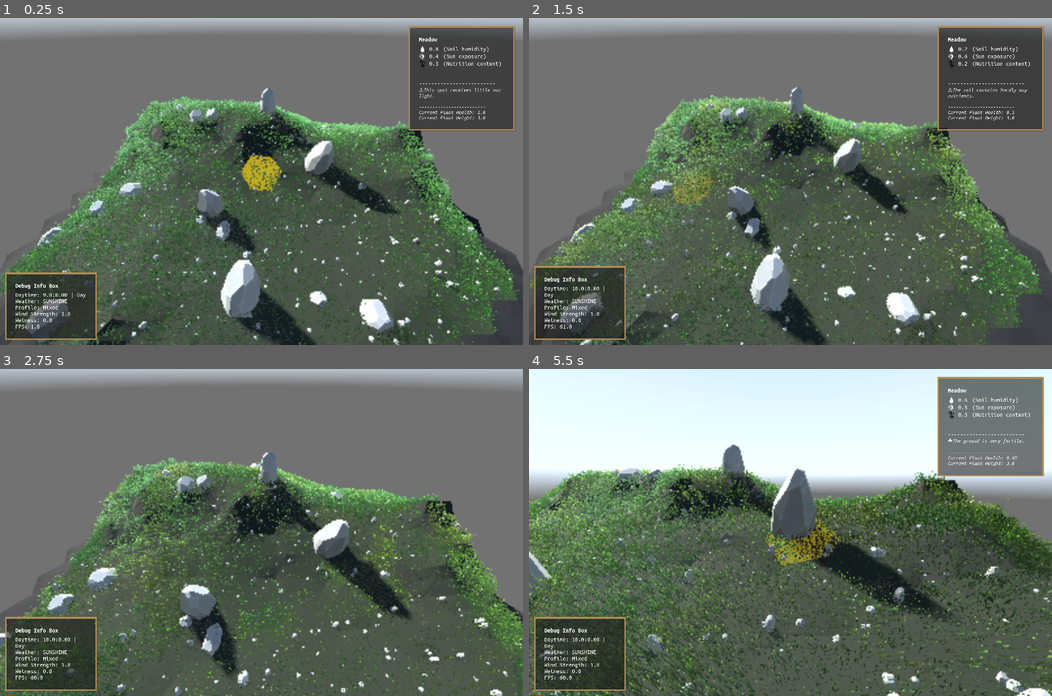
Above: before the commit, frames 1-4 (two rows, left to right).
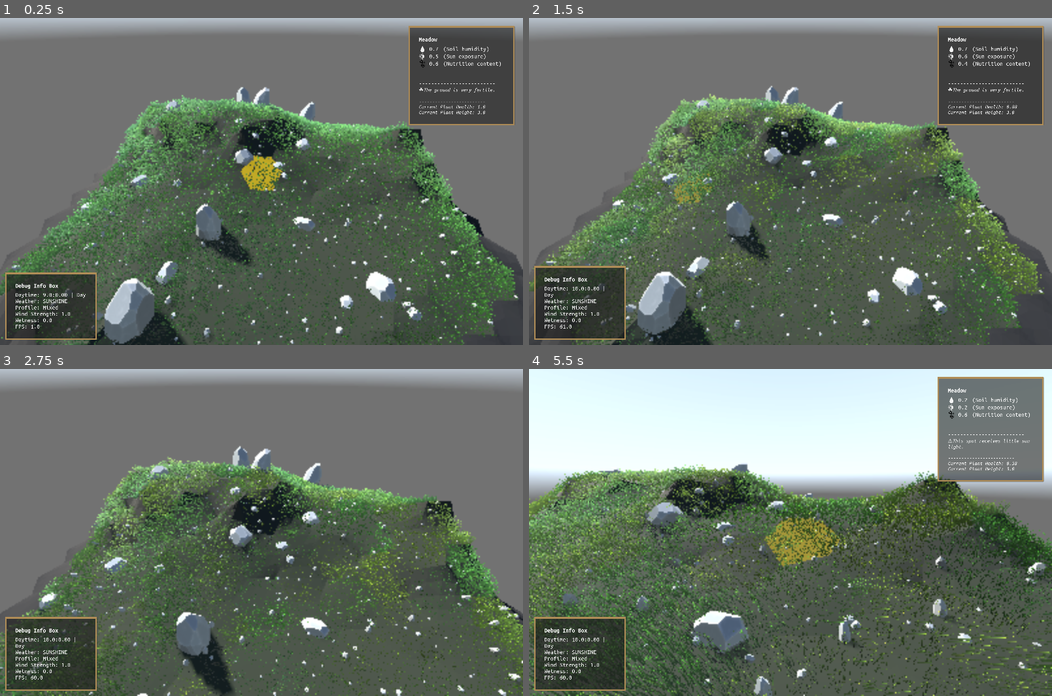
Above: after the commit, the same moments.

Repository: vincentwoelfer/hex
Game: Godot game, scene res://scenes/dev/MapGeneration.tscn
Same seed, same stepped clock (60 frames per second), same inputs: the game is played once before the commit and once after it. A sky picture missing from this copy of the repository is replaced by a grey-blue gradient.
Inputs (mouse positions are in pixels of both pictures, inside the frame that each line leads up to):
- Up to frame 1 (0.25 s): no input
- Up to frame 2 (1.5 s): move the mouse to (905, 165) at 0.52 s; hold Shift (hold_speed_up_time) 0.53-1.28 s; hold Space (advance_world_time_one_step) 0.53-1.28 s; move the mouse to (685, 197) at 1.27 s; tap S (move_cam_backward) at 1.35 s
- Up to frame 3 (2.75 s): move the mouse to (313, 460) at 2.02 s; hold Shift (hold_speed_up_time) from 2.03 s (still down); hold W (move_cam_forward) from 2.03 s (still down)
- Up to frame 4 (5.5 s): move the mouse to (764, 597) at 2.77 s; release W (move_cam_forward) at 2.78 s; tap A (move_cam_left) at 2.85 s; move the mouse to (947, 581) at 3.52 s; release Shift (hold_speed_up_time) at 3.53 s; hold D (move_cam_right) 3.53-4.28 s; move the mouse to (633, 483) at 4.27 s; tap 3 (randomize_selected_tile) at 4.35 s; move the mouse to (816, 532) at 5.02 s; hold F (rotate_cam_down) from 5.03 s (still down)

The runs differ from the first frame. In frame 1, 21% of the frame differs, in the area x 0-100%, y 9-100%; in frame 2, 21%; in frame 3, 18%; in frame 4, 27%.

Commit message:
Add smoothing parameter, fix map regeneration

Diff:
--- a/assets/misc/DefaultEnvironment.tres
+++ b/assets/misc/DefaultEnvironment.tres
@@ -4,7 +4,7 @@
 
 [sub_resource type="PanoramaSkyMaterial" id="PanoramaSkyMaterial_lg2pq"]
 panorama = ExtResource("1_l5lds")
-energy_multiplier = 1.4
+energy_multiplier = 1.5
 
 [sub_resource type="Sky" id="Sky_u6v11"]
 sky_material = SubResource("PanoramaSkyMaterial_lg2pq")
--- a/dev-utility/HexConstModifier.gd
+++ b/dev-utility/HexConstModifier.gd
@@ -33,16 +33,22 @@
 		HexConst.core_circle_smooth_strength = value
 		EventBus.emit_signal("Signal_HexConstChanged")
 
-@export_range(0, 6, 1) var extra_verts_per_side: int = HexConst.extra_verts_per_side:
+@export_range(0, 8, 1) var extra_verts_per_side: int = HexConst.extra_verts_per_side:
 	set(value):
 		extra_verts_per_side = value
 		HexConst.extra_verts_per_side = value
 		EventBus.emit_signal("Signal_HexConstChanged")
 
-@export_range(0, 10, 1) var extra_verts_per_center: int = HexConst.extra_verts_per_center:
+@export_range(0, 12, 1) var extra_verts_per_center: int = HexConst.extra_verts_per_center:
 	set(value):
 		extra_verts_per_center = value
 		HexConst.extra_verts_per_center = value
+		EventBus.emit_signal("Signal_HexConstChanged")
+
+@export_range(0.0, 1.0, 0.05) var smooth_height_factor: float = HexConst.smooth_height_factor:
+	set(value):
+		smooth_height_factor = value
+		HexConst.smooth_height_factor = value
 		EventBus.emit_signal("Signal_HexConstChanged")
 
 @export_range(0, 100.0, 1.0) var grass_density: float = HexConst.grass_density:
--- a/scenes/dev/MapGeneration.tscn
+++ b/scenes/dev/MapGeneration.tscn
@@ -18,12 +18,13 @@
 
 [node name="HexConstModifier" parent="." instance=ExtResource("12_e2267")]
 outer_radius = 4.0
-inner_radius = 3.5
+inner_radius = 3.3
 height = 0.5
 transition_height_factor = 0.5
-core_circle_smooth_strength = 0.175
+core_circle_smooth_strength = 0.35
 extra_verts_per_side = 4
-extra_verts_per_center = 4
+extra_verts_per_center = 7
+smooth_height_factor = 1.0
 grass_density = 10.0
 
 [node name="WorldEnvironment" type="WorldEnvironment" parent="."]
@@ -40,9 +41,9 @@
 
 [node name="SunLight" type="DirectionalLight3D" parent="."]
 unique_name_in_owner = true
-transform = Transform3D(0.642787, -0.35701, 0.677765, 0, 0.884761, 0.466042, -0.766044, -0.299567, 0.568712, 0, 50, 0)
-light_color = Color(1, 0.93, 0.871177, 1)
-light_energy = 3.4
+transform = Transform3D(0.650104, -0.356983, 0.670764, 0, 0.882767, 0.469809, -0.759845, -0.305425, 0.573889, 0, 50, 0)
+light_color = Color(1, 0.94, 0.88, 1)
+light_energy = 3.6
 light_angular_distance = 2.0
 shadow_enabled = true
 directional_shadow_blend_splits = true
--- a/src/GenerateMap.gd
+++ b/src/GenerateMap.gd
@@ -19,7 +19,9 @@
 func _process(delta: float) -> void:
 	if self.generate:
 		self.generate = false
+		#generate_all_hex_tile_geometry()
 		generate_complete_map()
+
 
 
 func generate_complete_map() -> void:
@@ -28,10 +30,14 @@
 	# Only done ONCE and expects map to be empty
 	var t_start := Time.get_ticks_msec()
 
+	var coordinates := get_all_hex_coordinates(MapManager.MAP_SIZE)
+
 	# Delete from hexmap
+	for hex_pos in coordinates:
+		MapManager.map.get_hex(hex_pos).free()
+
 	MapManager.map.clear_all()
 
-	var coordinates := get_all_hex_coordinates(MapManager.MAP_SIZE)
 	for hex_pos in coordinates:
 		var height: int = determine_height(hex_pos)
 		create_empty_hex_tile(hex_pos, height)
--- a/src/autoload/HexConst.gd
+++ b/src/autoload/HexConst.gd
@@ -13,7 +13,7 @@
 
 # Radius of the workable Regular area.
 # Must be smaller than outer_radius * 0.86 (size of largest circle in outer hex)
-var inner_radius: float = 3.5
+var inner_radius: float = 3.3
 
 # Height of one hex cell
 var height: float = 0.5
@@ -30,7 +30,10 @@
 var extra_verts_per_side := 4
 
 # Extra vertices per hexagon center
-var extra_verts_per_center := 5
+var extra_verts_per_center := 7
+
+# Interpolation for vertex height between 0 / border height and Barycentric Coords
+var smooth_height_factor := 1.0
 
 
 # NOT HEX CONST - here for editing in edior and hex-geom regeneration triggering
--- a/src/tile/HexGeometry.gd
+++ b/src/tile/HexGeometry.gd
@@ -9,6 +9,7 @@
 
 # Class variables
 var terrainMesh: MeshInstance3D
+var rocksMesh: MeshInstance3D
 var triangles: Array[Triangle]
 var samplerAll: PolygonSurfaceSampler
 var samplerHorizontal: PolygonSurfaceSampler
@@ -39,6 +40,11 @@
 	terrainMesh.material_overlay = HIGHLIGHT_MATERIAL
 	add_child(terrainMesh, true)
 
+	rocksMesh = MeshInstance3D.new()
+	rocksMesh.name = "RocksMesh"
+	rocksMesh.material_override = ROCKS_MATERIAL
+	add_child(rocksMesh, true)
+
 	# Load Rocks - hardcoded numbers for now
 	for i in range(1, 10):
 		allAvailRockMeshes.append(load('res://assets/blender/objects/rock_collection_1_' + str(i) + '.res') as ArrayMesh)
@@ -62,7 +68,6 @@
 		corners.push_back(verts_outer[corner_vertex_index])
 
 	modifyInnerAndCenterVertexHeights(verts_inner, verts_center, corners)
-
 	modifyOuterVertexHeightsAgain(verts_outer, corners)
 
 	#########################################
@@ -97,29 +102,9 @@
 	self.samplerVertical = PolygonSurfaceSampler.new(self.triangles)
 	self.samplerVertical.filter_min_incline(45)
 
-
-	# PERFORMANCE TESTS:
-	# 10 different rock meshes:
-	# 1350 draw calls, 5300 objects, 805k primitives -> 170-190 fps
-
-	# 1 rock mesh:
-	# 1350 draw calls, 5300 objects, 900k primitieves (most complex rock loaded) -> 160-170 fps
-
-	# 1 mesh, merged (10 instances, not translated):
-	# 1740 draw calls, 1740 objects, 560k primitives -> 180-190 fps
-
-	# 10 meshes, merged, translated no material:
-	# 1740 draw calls, 1740 objects, 900k primitives -> 175-190 fps
-
-	# 100 meshes, merged, translated no material:
-	# 1740 draw calls, 1740 objects, 3380k primitives -> 130-140 fps
-
-	# 10 rocks, all different, with material, with grass
-	# 1740 deaw calls / objects -> 800k prims -> 200fps
-
+	# Not an ocean/border tile
 	if self.height > 0:
-		if self.samplerHorizontal.is_valid():
-			addRocks(self.samplerHorizontal)
+		addRocks(self.samplerHorizontal)
 
 		# Regenerate collision shape
 		terrainMesh.create_convex_collision(true, true)
@@ -130,15 +115,12 @@
 	#print("Generated HexGeometry: ", mdt.get_vertex_count(), " vertices, ", mdt.get_face_count(), " faces")
 
 
-#func addRocks(transform_: Transform3D) -> void:
 func addRocks(sampler: PolygonSurfaceSampler) -> void:
 	if not sampler.is_valid():
 		return
 
-	var instance := MeshInstance3D.new()
 	var st_combined: SurfaceTool = SurfaceTool.new()
-
-	for i in range(0, 8):
+	for i in range(1, 8):
 		var t: Transform3D = sampler.get_random_point_transform()
 
 		# Random large rocks
@@ -151,32 +133,16 @@
 		var mesh: ArrayMesh = self.allAvailRockMeshes.pick_random()
 		st_combined.append_from(mesh, 0, t)
 
-	instance.set_mesh(st_combined.commit())
-	instance.name = 'rocks'
-	instance.material_override = ROCKS_MATERIAL
-	add_child(instance, true)
+	rocksMesh.mesh = st_combined.commit()
+
 
 static func modifyInnerAndCenterVertexHeights(verts_inner: Array[Vector3], verts_center: Array[Vector3], corners: Array[Vector3]) -> void:
-	# PREVIOUS:
-	# Modify randomly:
-	# # Adjust height of inner ring
-	# for i in range(verts_inner.size()):
-	# 	var h_var := 0.05
-	# 	verts_inner[i] += Util.randCircularOffset(HexConst.inner_radius * 0.04)
-	# 	verts_inner[i].y += clamp(randfn(0.0, h_var), -h_var, h_var)
-
-	# # Adjust center vertices
-	# for i in range(verts_center.size()):
-	# 	var h_var := 0.07
-	# 	verts_center[i] += Util.randCircularOffset(HexConst.inner_radius * 0.1)
-	# 	verts_center[i].y += clamp(randfn(0.0, h_var), -h_var, h_var)
-
 	# Set height according to weightes average of hex corners
 	for i in range(verts_center.size()):
-		verts_center[i].y = getInterpolatedHeightInside(verts_center[i], corners)
+		verts_center[i].y = lerpf(verts_center[i].y, getInterpolatedHeightInside(verts_center[i], corners), HexConst.smooth_height_factor)
 
 	for i in range(verts_inner.size()):
-		verts_inner[i].y = getInterpolatedHeightInside(verts_inner[i], corners)
+		verts_inner[i].y = lerpf(verts_inner[i].y, getInterpolatedHeightInside(verts_inner[i], corners), HexConst.smooth_height_factor)
 
 
 static func modifyOuterVertexHeightsAgain(verts_outer: Array[Vector3], corners: Array[Vector3]) -> void:
@@ -189,7 +155,8 @@
 
 			var t := compute_t_on_line_segment(Util.toVec2(verts_outer[i]), Util.toVec2(verts_outer[prev_corner]), Util.toVec2(verts_outer[next_corner]))
 			var h := (1.0 - t) * verts_outer[prev_corner].y + t * verts_outer[next_corner].y
-			verts_outer[i].y = h
+
+			verts_outer[i].y = lerpf(verts_outer[i].y, h, HexConst.smooth_height_factor)
 
 
 static func getInterpolatedHeightInside(p: Vector3, corners: Array[Vector3]) -> float:
@@ -270,16 +237,6 @@
 	var ba := a - b
 	var bc := c - b
 	return bc.dot(ba) / abs(bc.cross(ba))
-
-
-##################################
-##################################
-##################################
-##################################
-##################################
-##################################
-##################################
-##################################
 
 
 static func modifyOuterVertexHeights(verts_outer: Array[Vector3], adjacent: Array[AdjacentHex], own_height: int) -> void:
@@ -435,6 +392,10 @@
 static func generateCenterPoints(num: int) -> Array[Vector3]:
 	var points: Array[Vector3] = []
 
+	# Generate first point in center
+	points.append(Vector3.ZERO)
+	num -= 1
+
 	# Adjust to ensure points stay within the hexagon
 	var ring_radius := HexConst.inner_radius * 0.6
 
--- a/src/tile/HexTile.gd
+++ b/src/tile/HexTile.gd
@@ -68,8 +68,10 @@
 	# Delete old stuff
 	if geometry != null:
 		remove_child(geometry)
+		geometry.free()
 	if plant != null:
 		remove_child(plant)
+		plant.free()
 
 	# Get relevant parameters from Map (read-only)
 	var adjacent_hex: Array[HexGeometry.AdjacentHex] = []
@@ -93,7 +95,7 @@
 	if height > 0 and geometry.samplerHorizontal.is_valid():
 		plant = SurfacePlant.new()
 		plant.populate_multimesh(geometry.samplerHorizontal)
-		add_child(self.plant, true)
+		add_child(plant, true)
 
 
 func processWorldStep() -> void:
